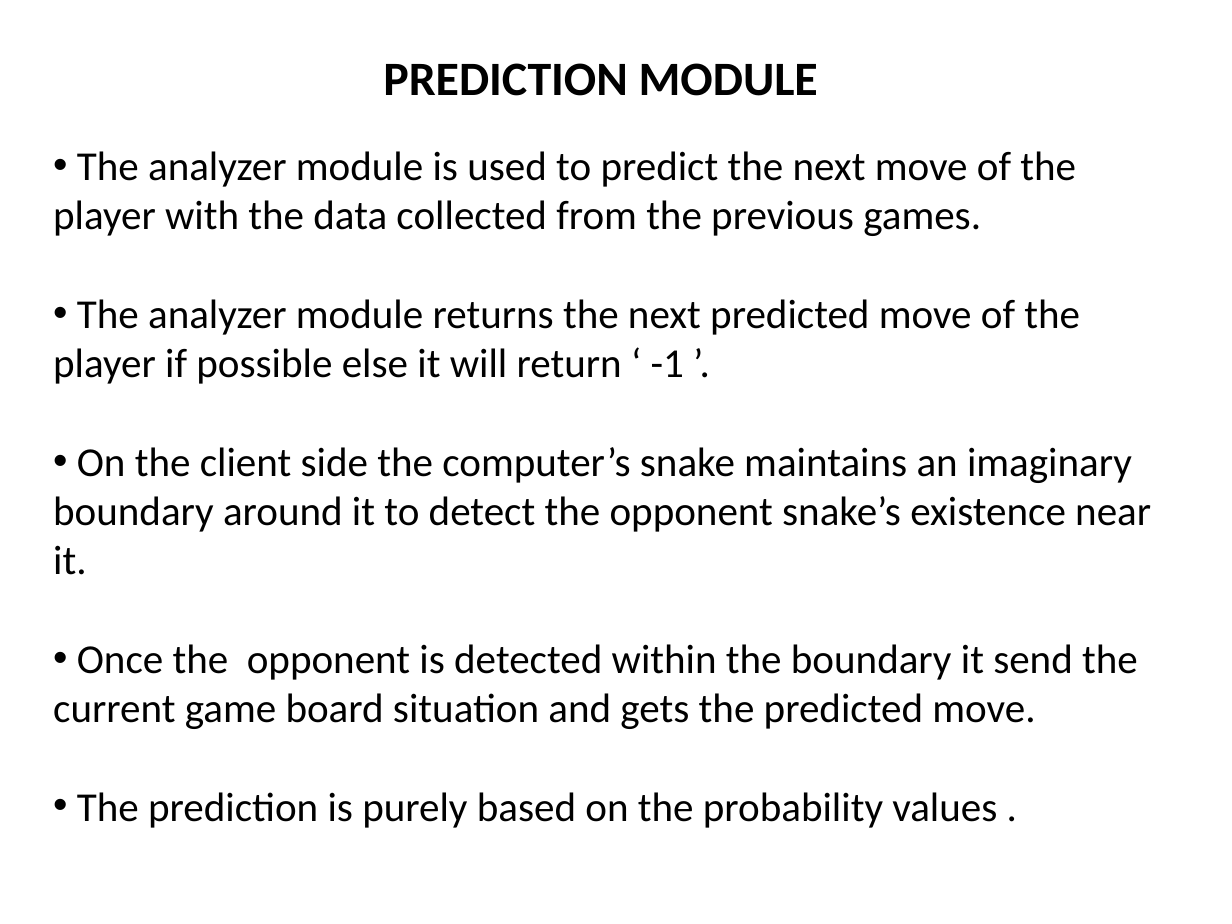
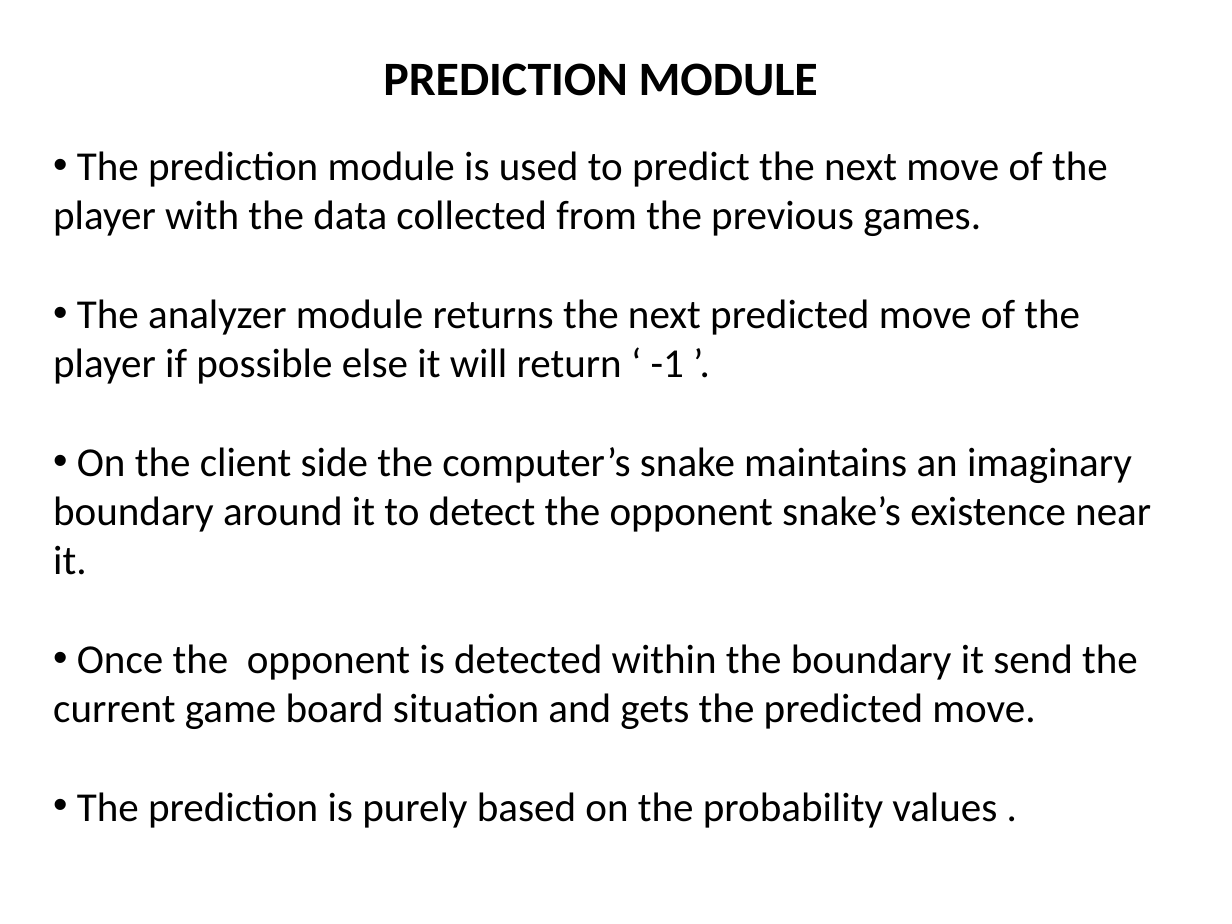
Before and after one commit to Greeny6092/Mini-Project-sem7-, a slide deck: slide 32 of presentation/AI BASED MULTIPLAYER SNAKE GAME(mini project).pptx. Drawn at 1232x924 pixels with LibreOffice and Linux fonts; fonts in the diff are those of the drawing. Boxes give left, top, right and bottom in pixels: in the first picture for what was removed or moved away, otherwise in the second. Text is boxed around its words. In the diff, an @@ line names an element or a change of style, - is before the commit and + after.

```diff
--- a/presentation/AI BASED MULTIPLAYER SNAKE GAME(mini project).pptx
+++ b/presentation/AI BASED MULTIPLAYER SNAKE GAME(mini project).pptx
@@ text at box(53, 151, 1108, 236): text changed @@
-• The analyzer module is used to predict the next move of the player with the data collected from the previous games.
+• The prediction module is used to predict the next move of the player with the data collected from the previous games.
```
Also in this commit, not shown: 10 other slides changed, 2 other files.
